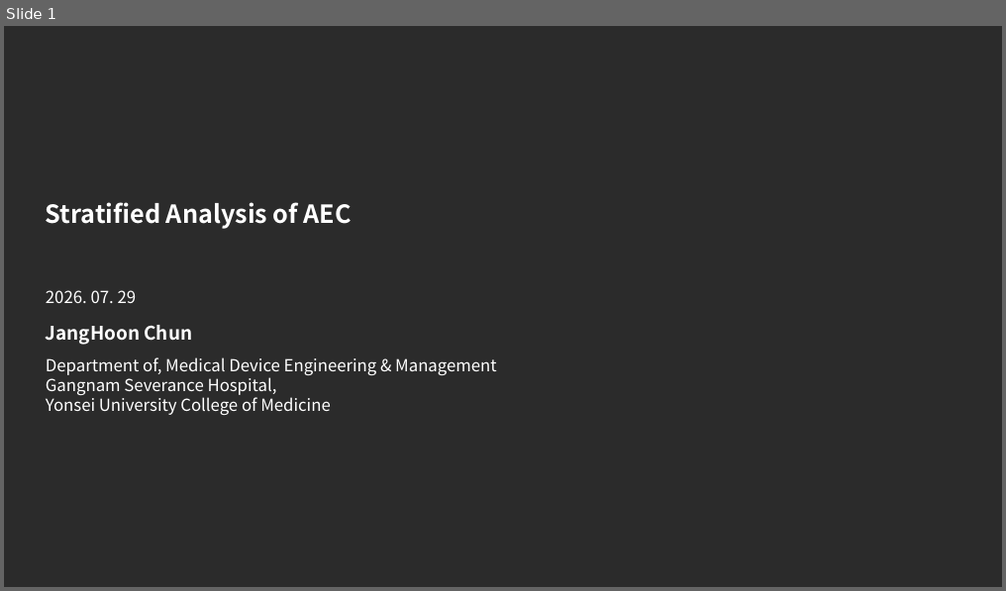
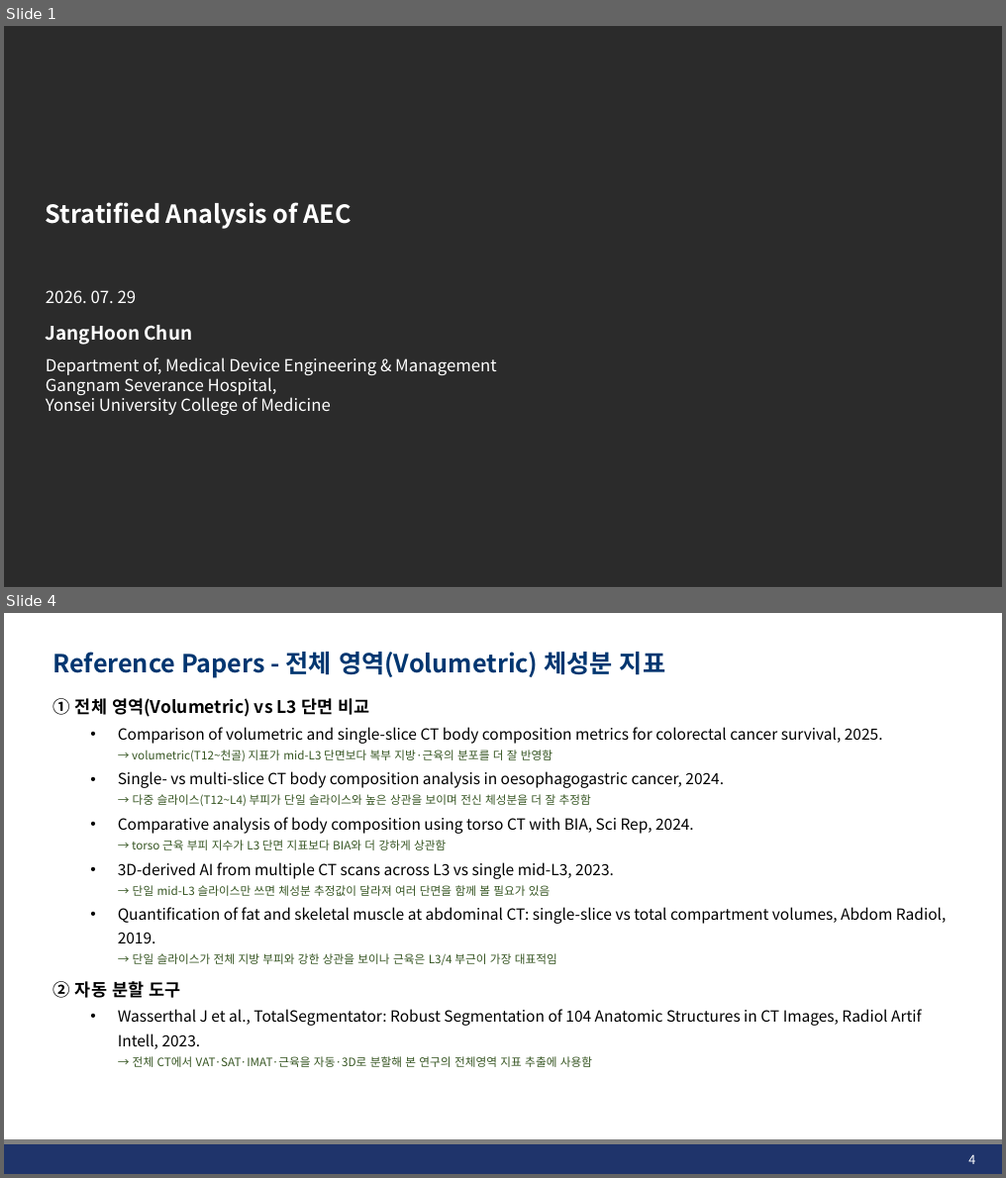
Before and after one commit to JHWannabe/Clinical_Study, a slide deck: docs/260729_Stratified Analysis of AEC.pptx. Shown one above the other, each under a label of ours: slide 1 before the commit, slides 1 and 4 after it; the slides between them are not shown. The pictures are 1006x591 and 1006x1178 pixels, drawn with LibreOffice and Linux fonts; fonts in the diff are those of the drawing; background and template pictures are left out; a plain dark background stands for a picture behind light text. Boxes give left, top, right and bottom in pixels: in the first picture for what was removed or moved away, otherwise in the second. Text is boxed around its words. In the diff, an @@ line names an element or a change of style, - is before the commit and + after.

```diff
--- a/docs/260729_Stratified Analysis of AEC.pptx
+++ b/docs/260729_Stratified Analysis of AEC.pptx
@@ slide 4 added at [4, 613, 1002, 1174], background #FFFFFF @@
@@ title added at [54, 652, 665, 678], 24 pt, text #023670, bold @@
+Reference Papers - 전체 영역(Volumetric) 체성분 지표
@@ text added at [54, 698, 945, 1067], 14.8 pt, text #000000 @@
+① 전체 영역(Volumetric) vs L3 단면 비교
+  • Comparison of volumetric and single-slice CT body composition metrics for colorectal cancer survival, 2025.
+  → volumetric(T12~천골) 지표가 mid-L3 단면보다 복부 지방·근육의 분포를 더 잘 반영함
+  • Single- vs multi-slice CT body composition analysis in oesophagogastric cancer, 2024.
+  → 다중 슬라이스(T12~L4) 부피가 단일 슬라이스와 높은 상관을 보이며 전신 체성분을 더 잘 추정함
+  • Comparative analysis of body composition using torso CT with BIA, Sci Rep, 2024.
+  → torso 근육 부피 지수가 L3 단면 지표보다 BIA와 더 강하게 상관함
+  • 3D-derived AI from multiple CT scans across L3 vs single mid-L3, 2023.
+  → 단일 mid-L3 슬라이스만 쓰면 체성분 추정값이 달라져 여러 단면을 함께 볼 필요가 있음
+  • Quantification of fat and skeletal muscle at abdominal CT: single-slice vs total compartment volumes, Abdom Radiol, 2019.
+  → 단일 슬라이스가 전체 지방 부피와 강한 상관을 보이나 근육은 L3/4 부근이 가장 대표적임
+② 자동 분할 도구
+  • Wasserthal J et al., TotalSegmentator: Robust Segmentation of 104 Anatomic Structures in CT Images, Radiol Artif Intell, 2023.
+  → 전체 CT에서 VAT·SAT·IMAT·근육을 자동·3D로 분할해 본 연구의 전체영역 지표 추출에 사용함
@@ rectangle added at [4, 1145, 1002, 1174], fill #1F346B @@
@@ line added from (4, 1143) to (1002, 1143), #808080 4.5 pt @@
@@ page number added at [968, 1156, 975, 1164], 12 pt, text #FFFFFF @@
+4
```
Also in this commit, not shown: 8 slides changed, 1 slide removed, 7 other files.
